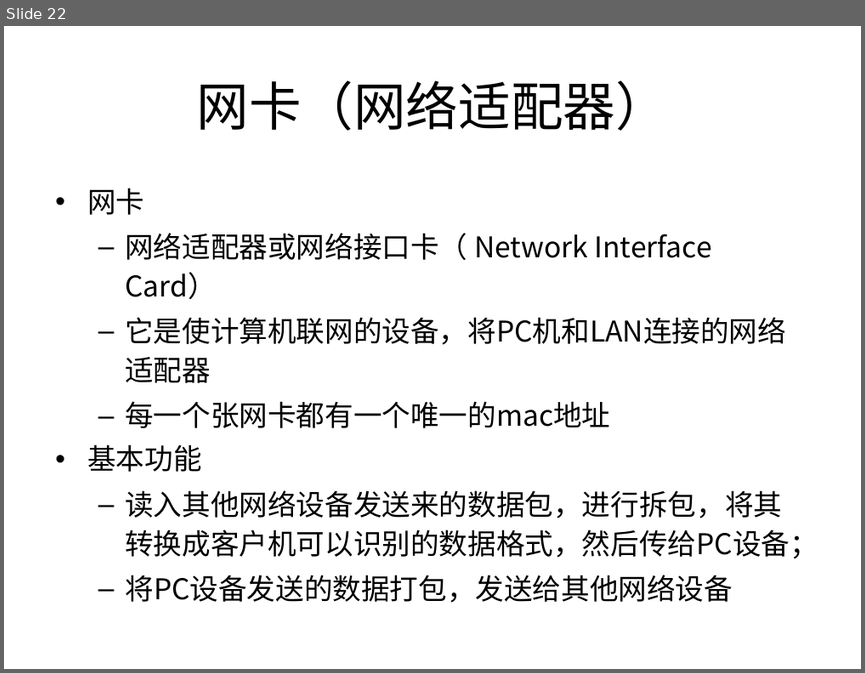
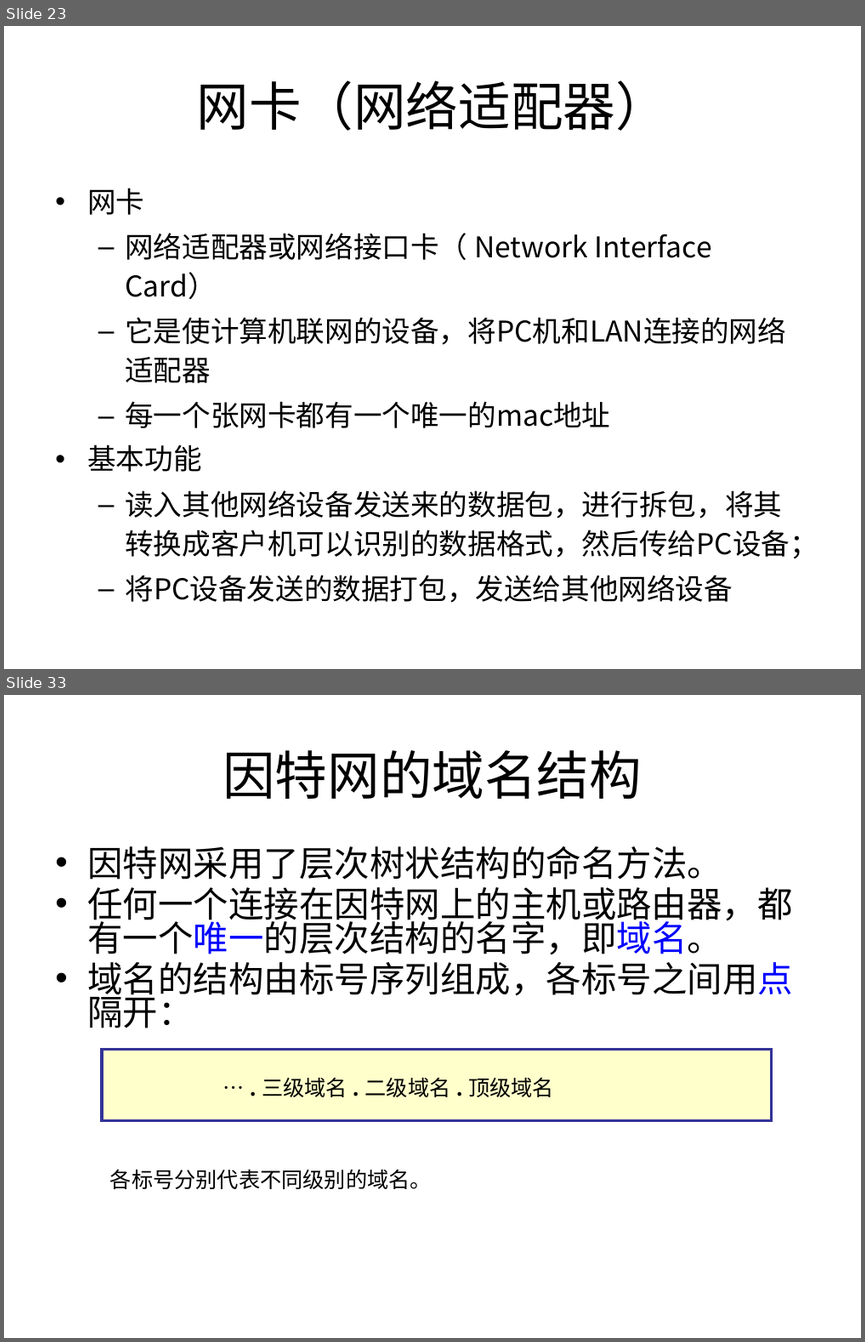
Before and after one commit to sans123wx/class, a slide deck: 第六章 计算机网络.pptx. Shown one above the other, each under a label of ours: slide 22 before the commit, slides 23 and 33 after it; the slides between them are not shown. The pictures are 865x673 and 865x1342 pixels, drawn with LibreOffice and Linux fonts; fonts in the diff are those of the drawing. Boxes give left, top, right and bottom in pixels: in the first picture for what was removed or moved away, otherwise in the second. Text is boxed around its words. In the diff, an @@ line names an element or a change of style, - is before the commit and + after.

```diff
--- a/第六章 计算机网络.pptx
+++ b/第六章 计算机网络.pptx
@@ slide 33 added at [4, 695, 861, 1338], background #FFFFFF @@
@@ title added at [222, 750, 642, 799], 44 pt, text #000000 @@
+因特网的域名结构
@@ text added at [87, 846, 793, 1028], 29.6 pt, text #000000 @@
+• 因特网采用了层次树状结构的命名方法。
+• 任何一个连接在因特网上的主机或路由器，都有一个唯一的层次结构的名字，即域名。
+• 域名的结构由标号序列组成，各标号之间用点隔开：
@@ rectangle added at [102, 1049, 772, 1121], fill #FFFFCC, outline #333399 2.25 pt @@
@@ text added at [262, 1077, 554, 1097], 18 pt, text #000000 @@
+… . 三级域名 . 二级域名 . 顶级域名
@@ text added at [110, 1168, 432, 1189], 18 pt, text #000000 @@
+各标号分别代表不同级别的域名。
@@ what was slide 22 is now slide 23 @@
```
Also in this commit, not shown: 15 slides changed, 10 other slides added, 1 other file.
